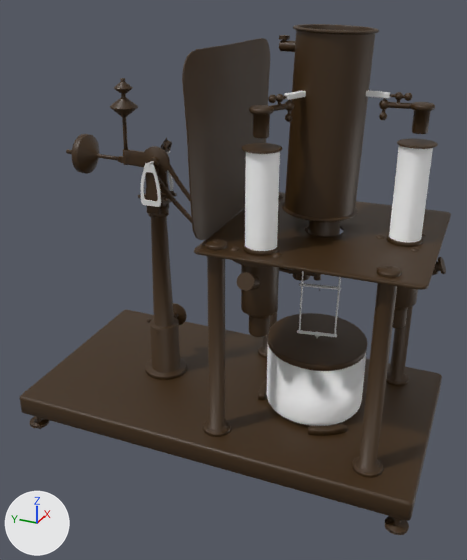
One commit to the glTF model static/electrometre.glb: the scene before it, then after it.
Both versions are drawn from a camera (50 mm lens) standing at (0.059, -1.956, 1.731) and looking at (0.761, -1.639, 1.38). Arrows for +X, +Y and +Z are at lower left; the lights stay in place. Vertices at the same position are counted once.
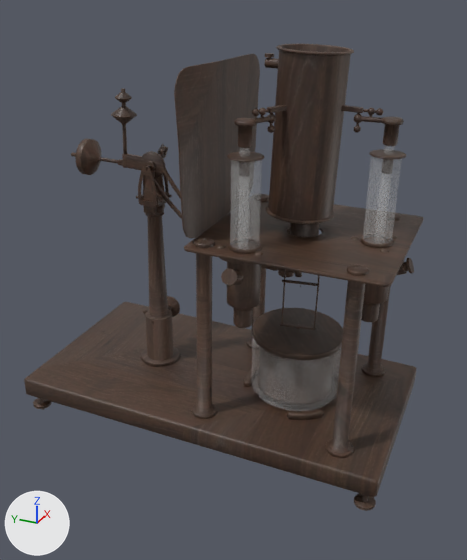
What changed in the scene script:
```text
Add mat_glass_glb_friendly:
    mat_glass_glb_friendly = principled_material('glass glb friendly')
    mat_glass_glb_friendly.base_color = (0.8, 0.8, 0.8)  # white #e7e7e7
    mat_glass_glb_friendly.alpha = 0.182
Change me_object_1_001:
    used by ob_object_3; location = (0.762, -1.656, 1.133); rotation_euler = (-1.571, 0.0, -1.537), in degrees (-90, 0, -88); scale = (0.819, 0.819, 0.819)
    remove me_object_1_001.from_pydata(...)  # 21486 vertices, 41672 faces; spans x -0.345..0.309, y -0.682..-0.023, z -0.165..0.181
    add me_object_1_001.from_pydata(...)  # 22037 vertices, 42292 faces; spans x -0.345..0.309, y -0.682..-0.023, z -0.165..0.181
    me_object_1_001 part 1: a new loose piece of 64 vertices spanning x 0.232..0.247, y -0.554..-0.537, z -0.003..0.012, in mat_glass_glb_friendly (white #e7e7e7)
    me_object_1_001 part 2: a new loose piece of 64 vertices spanning x 0.052..0.067, y -0.555..-0.538, z -0.109..-0.094, in mat_glass_glb_friendly (white #e7e7e7)
    me_object_1_001 part 3: 37570 kept faces spanning x -0.345..0.309, y -0.682..-0.023, z -0.165..0.181 get new texture (UV) coordinates
    me_object_1_001 part 4: 3017 faces spanning x -0.17..0.197, y -0.607..-0.204, z -0.066..0.075 switch from mat_metalwood_001 (white #e7e7e7) to mat_wood
    me_object_1_001 part 5: 542 faces spanning x 0.039..0.259, y -0.542..-0.102, z -0.121..0.129 switch from mat_glass_glb_friendlyold (white #ffffff) to mat_glass_glb_friendly (white #e7e7e7)
Change ob_object_3:
    ob_object_3.location: (0.762, -1.656, 1.133) -> (0.79, -1.622, 1.131)
    ob_object_3.rotation_euler: (-1.571, 0.0, -1.537) -> (-1.571, 0.0131, -1.556)  # degrees (-90, 0, -88) -> degrees (-90, 0.8, -89)
    ob_object_3.scale: (0.819, 0.819, 0.819) -> (0.789, 0.789, 0.789)
```

Location of each change, (x1, y1, x2, y2) in pixels of the pictures (467 x 560 px):
'Object_3', reshaped, moved, turned, rescaled
    before: (20, 24, 451, 535)
    after: (24, 44, 423, 511)
part 1 of me_object_1_001, added
    after: (384, 145, 395, 155)
part 2 of me_object_1_001, added
    after: (239, 148, 250, 157)
part 3 of me_object_1_001, surface changed
    before: (20, 24, 451, 535)
    after: (24, 44, 423, 511)
part 4 of me_object_1_001, recoloured
    before: (140, 90, 390, 338)
    after: (138, 105, 364, 330)
part 5 of me_object_1_001, recoloured
    before: (245, 145, 433, 426)
    after: (230, 156, 402, 411)
